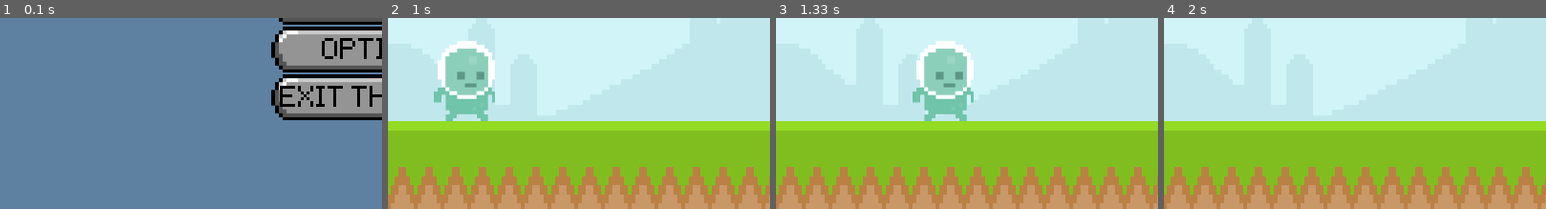
Above: before the commit, frames 1-4 (left to right).
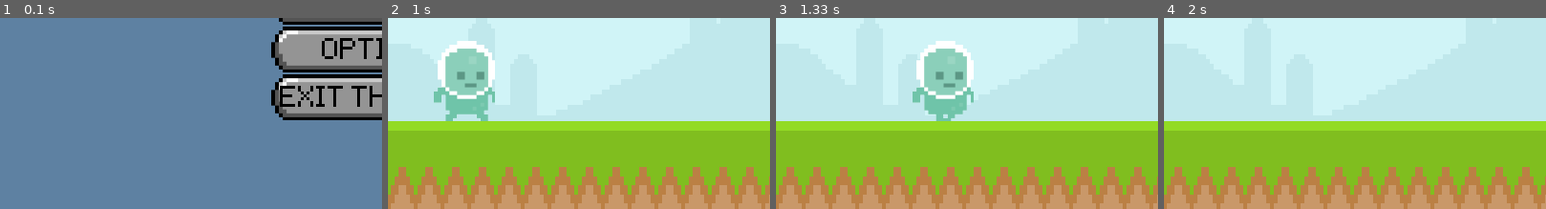
Above: after the commit, the same moments.

Repository: PavelKosnar/Vermin-avoider
Game: pygame game, started from main.py
The game is run twice, just before and just after one commit, with the same random seed, the same clock (stepped at 60 frames per second) and the same inputs.
Inputs:
- Up to frame 1 (0.1 s): no input
- Up to frame 2 (1 s): tap Esc at 0.33 s; tap Enter at 0.67 s
- Up to frame 3 (1.33 s): hold D from 1 s (still down)
- Up to frame 4 (2 s): release D at 1.47 s; hold W 1.5-1.8 s; tap Space at 1.57, 1.9 s; hold D from 1.83 s (still down)
The pictures show only the part of the screen within x 0-50%, y 50-100%; the shares and areas given below are measured in that part.

Frames 1-2 are identical in both runs. In frame 3, 0.3% of the frame differs, in the area x 38-50%, y 50-54%; in frame 4, nothing differs.

Commit message:
Bug fix (movement, shield position)

Diff:
--- a/main.py
+++ b/main.py
@@ -1,4 +1,4 @@
-from random import randint, choice
+from random import randint, choices
 from sys import exit
 import pygame
 
@@ -48,7 +48,7 @@
                     self.player_index = 0
                 self.image = self.player_walk[int(self.player_index)]
                 self.image = pygame.transform.flip(self.image, True, False)
-        if self.rect.bottom == ground_position:
+        elif self.rect.bottom == ground_position:
             if self.face_right:
                 self.image = self.player_walk[0]
             else:
@@ -88,7 +88,7 @@
             self.movement()
             self.apply_physics()
             self.reset_position()
-            adjust_shield = not self.face_right
+            shield_adjustment(self.face_right, self.rect.bottom < ground_position)
 
 
 class Obstacle(pygame.sprite.Sprite):
@@ -96,18 +96,18 @@
         super().__init__()
         self.obstacle_type = obstacle_type
 
+        y_pos = ground_position
         if obstacle_type == 'fly':
             self.fly_1 = pygame.image.load('graphics/fly/fly1.png').convert_alpha()
             self.fly_2 = pygame.image.load('graphics/fly/fly2.png').convert_alpha()
             self.frames = [pygame.transform.rotozoom(self.fly_1, 0, screen_height / 400),
                            pygame.transform.rotozoom(self.fly_2, 0, screen_height / 400)]
             y_pos = ground_position / 1.43
-        else:
+        elif obstacle_type == 'snail':
             self.snail_1 = pygame.image.load('graphics/snail/snail1.png').convert_alpha()
             self.snail_2 = pygame.image.load('graphics/snail/snail2.png').convert_alpha()
             self.frames = [pygame.transform.rotozoom(self.snail_1, 0, screen_height / 400),
                            pygame.transform.rotozoom(self.snail_2, 0, screen_height / 400)]
-            y_pos = ground_position
 
         self.animation_index = 0
 
@@ -163,7 +163,10 @@
                 self.image = self.shield_small
             self.rect = self.image.get_rect(midbottom=(player.sprite.rect.midtop[0], player.sprite.rect.midtop[1]))
             if adjust_shield:
-                self.rect.x -= player.sprite.rect.width / 20
+                if adjust_shield == 'left':
+                    self.rect.x -= player.sprite.rect.width / 20
+                elif adjust_shield == 'right':
+                    self.rect.x += player.sprite.rect.width / 20
         else:
             self.rect.x -= 4 * swc
 
@@ -212,15 +215,23 @@
 
 
 def shield_pickup():
-    try:
+    if shield:
         if player.sprite.rect.colliderect(shield.sprite.rect):
             return True
         elif shield_active:
             return True
         else:
             return False
-    except AttributeError:
-        return False
+
+
+def shield_adjustment(player_is_right, player_is_in_air):
+    global adjust_shield
+    if not player_is_right and not player_is_in_air:
+        adjust_shield = 'left'
+    elif not player_is_right and player_is_in_air:
+        adjust_shield = 'right'
+    else:
+        adjust_shield = None
 
 
 def handle_menu():
@@ -441,6 +452,7 @@
 
 # OBSTACLE
 obstacle_group = pygame.sprite.Group()
+obstacles = {'snail': 66, 'fly': 33}
 
 # MENU
 menu_text_image = {}
@@ -556,7 +568,8 @@
         elif game_active:
             # OBSTACLE SPAWN
             if event.type == obstacle_timer:
-                obstacle_group.add(Obstacle(choice(['fly', 'snail', 'snail'])))
+                obstacle_group.add(Obstacle(choices([i for i in obstacles],
+                                                    weights=[obstacles.get(i) for i in obstacles])[0]))
             if event.type == score_timer:
                 score += 1
             end_score = score
